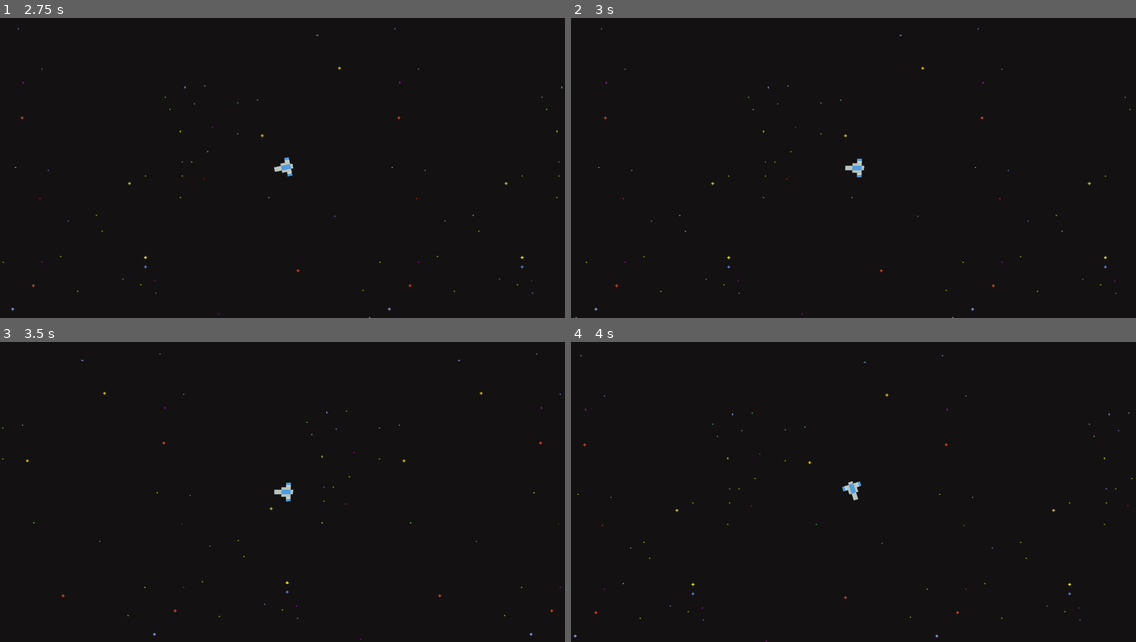
Above: before the commit, frames 1-4 (two rows, left to right).
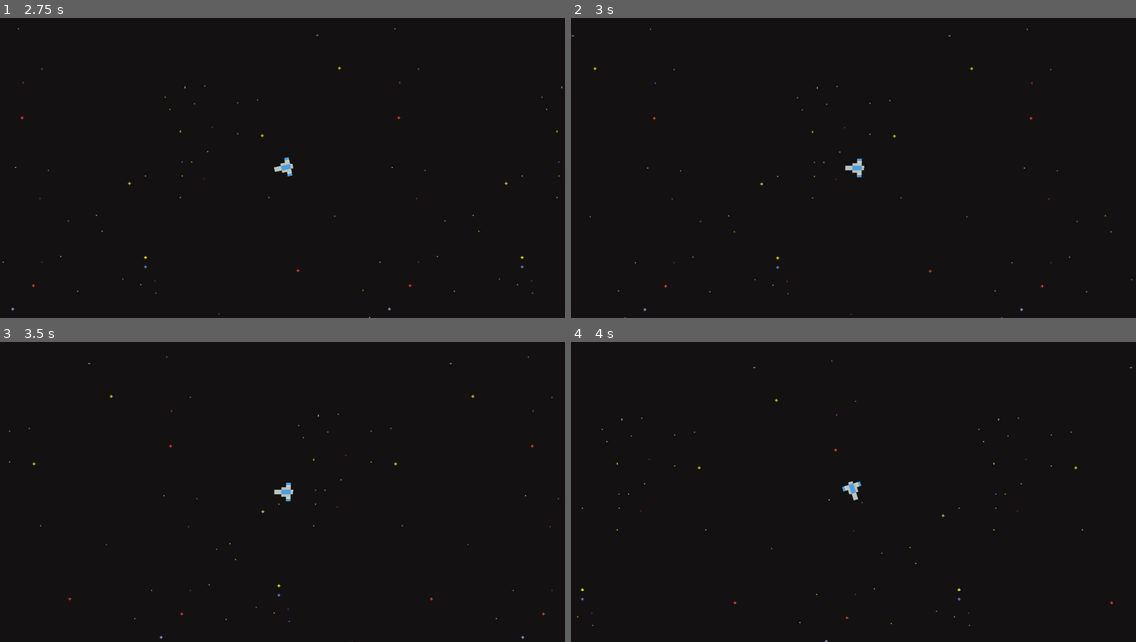
Above: after the commit, the same moments.

Repository: Vassily-Petrousevitch/GalacticHeist
Game: Godot game, scene res://main.tscn
The game is run twice, just before and just after one commit, with the same random seed, the same clock (stepped at 60 frames per second) and the same inputs.
Inputs:
- Up to frame 1 (2.75 s): tap Enter at 0.5 s; hold D (rotate_right) 0.53-1.28 s; hold A (rotate_left) 1.28-2.03 s; hold D (rotate_right) from 2.03 s (still down)
- Up to frame 2 (3 s): release D (rotate_right) at 2.78 s; hold W (accelerate) from 2.78 s (still down)
- Up to frame 3 (3.5 s): keep holding W (accelerate)
- Up to frame 4 (4 s): release W (accelerate) at 3.53 s; hold A (rotate_left) from 3.53 s (still down)

Frame 1 is identical in both runs. In frame 2, 0.3% of the frame differs, in the area x 0-100%, y 3-100%; in frame 3, 0.3%; in frame 4, 0.3%, in the area x 0-100%, y 4-100%.

Commit message:
genuinely think this is the best movement I've done

Diff:
--- a/entities/player.gd
+++ b/entities/player.gd
@@ -5,23 +5,16 @@
 
 # Velocity & accel
 var velocity = Vector2.ZERO
-var max_velocity = Vector2(1000, 1000)
-var accel_h = 10
-var accel_v = 10
+var max_velocity = Vector2(1000, 0)
+var accel = 50
 
 func _process(delta):
 	self.rotation = fmod(self.rotation + findNewRotation() * rotate_speed, 2 * PI)
 
 	if Input.is_action_pressed("accelerate"):
-		var new_speed = Vector2(accel_h * cos(self.rotation), accel_v * sin(self.rotation))
+		velocity = velocity.move_toward(max_velocity.rotated(self.rotation), accel)
+		print(velocity)
 
-		if (abs(new_speed.x + velocity.x) < max_velocity.x):
-			velocity.x += new_speed.x
-
-		if (abs(new_speed.y + velocity.y) < max_velocity.y):
-			velocity.y += new_speed.y
-
-	print(velocity)
 	position += velocity * delta
 
 func findNewRotation():
